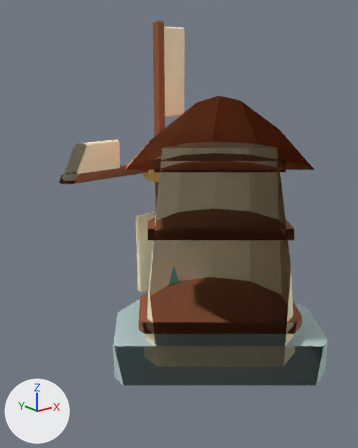
An edit to the Blender file source/art-source/windmill.blend, drawn before and after from the same camera.
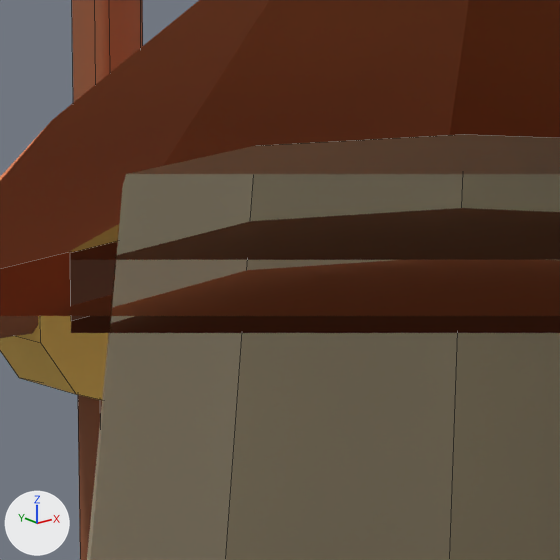
Old and new are each drawn whole from a camera (50 mm lens) standing at (-2.311, -2.427, 2.1) and looking at (-0.253, 0.145, 1.071) and again close up on the part from 40% to 64% of the width and 27% to 46% of the height. The axes (+X, +Y, +Z) are drawn at lower left. The lights are the same throughout. The older version's two pictures come first. The close-ups show mesh edges as thin lines. Everything nearer to the camera than a plane just in front of the edit is cut away.

The older version as bpy lines, for what is in view:
```python
me_cone_012 = bpy.data.meshes.new('Cone.012')
me_cone_012.from_pydata(...)  # a 10-sided cylinder along z spanning x -0.458..0.458, y -0.482..0.482, z -0.038..0.038
me_cone_012.materials.append(mat_toasted_cedar)  # brown #915636
me_cone_013 = bpy.data.meshes.new('Cone.013')
me_cone_013.from_pydata(...)  # a 10-sided cut cone along z (radius 0.69 at the low end, 0.025 at the high end) spanning x -0.656..0.656, y -0.69..0.69, z -0.35..0.35
me_cone_013.materials.append(mat_apricot_clay)  # orange #e88350
me_cube_030 = bpy.data.meshes.new('Cube.030')
me_cube_030.from_pydata(...)  # 24 vertices, 26 faces; spans x -0.035..0.035, y -0.035..0.035, z -0.53..0.53
me_cube_030.materials.append(mat_toasted_cedar)  # brown #915636
ob_roof = bpy.data.objects.new('Roof', me_cone_013)
ob_roof.parent = ob_stage3
ob_roof.location = (0.0, 0.0, 1.78)
ob_spoke = bpy.data.objects.new('Spoke', me_cube_030)
ob_spoke.parent = ob_rotor
ob_spoke.location = (0.0, 0.0, 0.53)
ob_spoke.rotation_euler = (0.0, 0.0, -3.142)  # degrees (0, 0, -180)
ob_timber_belt_002 = bpy.data.objects.new('Timber belt.002', me_cone_012)
ob_timber_belt_002.parent = ob_stage2
ob_timber_belt_002.location = (0.0, 0.0, 1.45)
# also in view: 'Hub' at (0.0, 0.72, 1.37); 'Spoke.002' at (0.0, 0.7, 0.84); 'Tower' at (0.0, 0.0, 0.85)
```
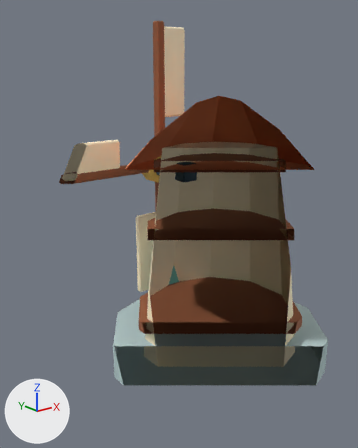
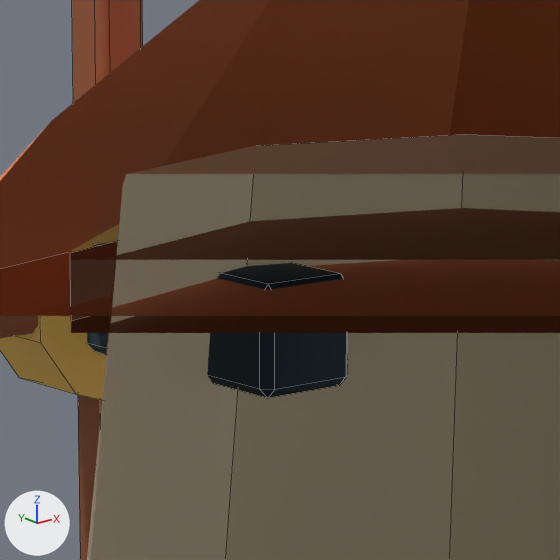
Scene script edits in JSON lines:
```json
{"op": "add", "block": "mat_ink", "code": ["mat_ink = principled_material('Ink')", "mat_ink.base_color = (0.0152, 0.0497, 0.0802)  # dark blue #213f50", "mat_ink.roughness = 0.78"]}
{"op": "add", "block": "me_cube_047", "code": ["me_cube_047 = bpy.data.meshes.new('Cube.047')", "me_cube_047.from_pydata(...)  # 24 vertices, 26 faces; spans x -0.065..0.065, y -0.065..0.065, z -0.2..0.2", "me_cube_047.materials.append(mat_ink)  # dark blue #213f50"]}
{"op": "add", "block": "ob_rotor_axle", "code": ["ob_rotor_axle = bpy.data.objects.new('Rotor axle', me_cube_047)", "ob_rotor_axle.parent = ob_stage3", "ob_rotor_axle.location = (0.0, 0.52, 1.37)", "ob_rotor_axle.rotation_euler = (-1.571, -3.142, 0.0)  # degrees (-90, -180, 0)"]}
```

What differs and where, as boxes [x1, y1, x2, y2] in the close-ups (560 x 560 px):
```json
{"object": "Rotor axle", "change": "added", "after": [87, 242, 348, 398]}
```
